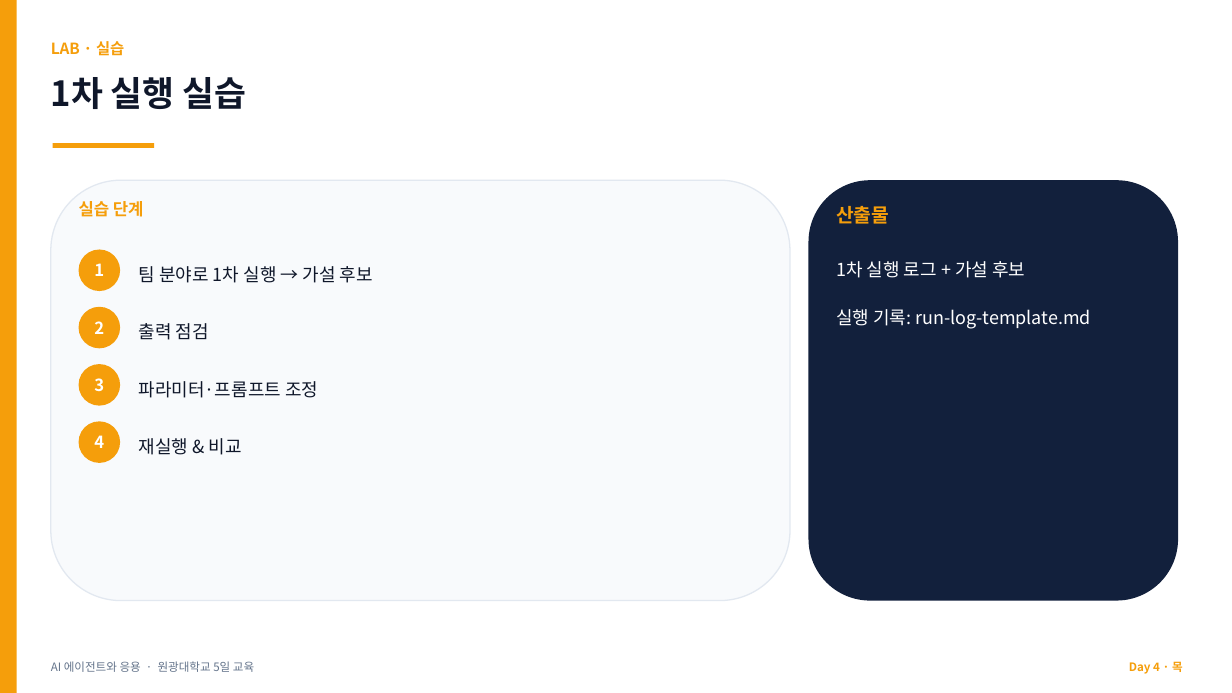
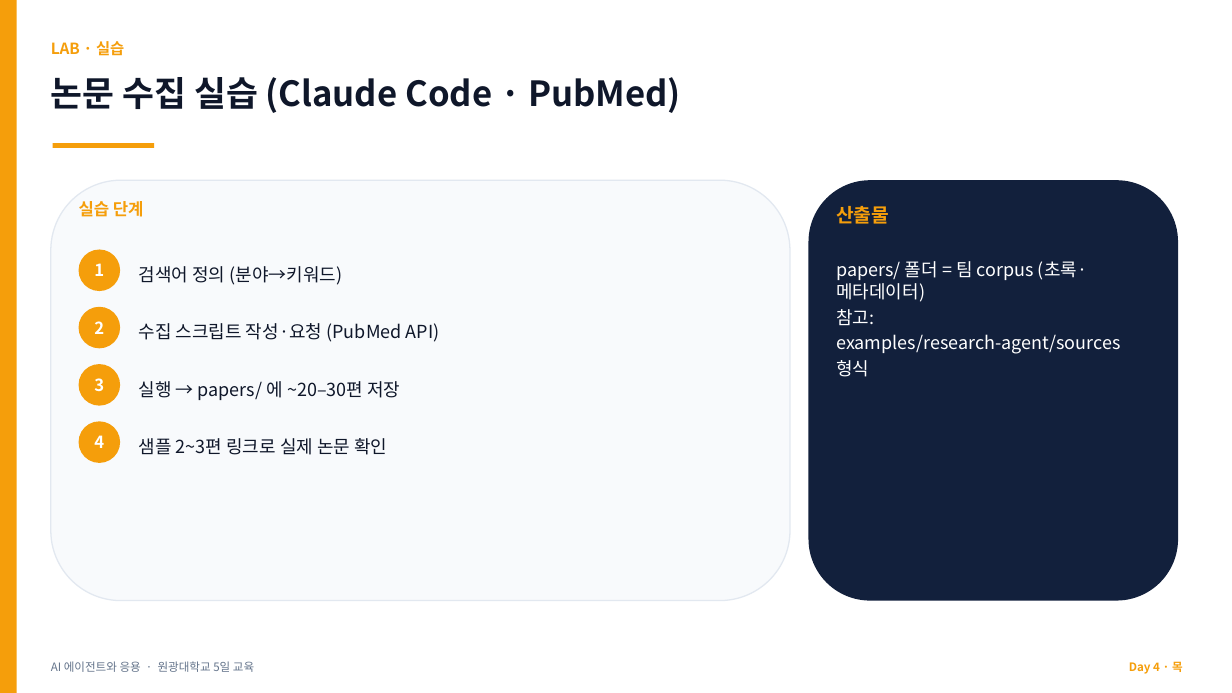
Before and after one commit to jyshin-22/wku-ai-agent-program, a slide deck: slide 9 of slides/day4.pptx (slide 15 before the commit). Drawn at 1232x693 pixels with LibreOffice and Linux fonts; fonts in the diff are those of the drawing. Boxes give left, top, right and bottom in pixels: in the first picture for what was removed or moved away, otherwise in the second. Text is boxed around its words. In the diff, an @@ line names an element or a change of style, - is before the commit and + after.

```diff
--- a/slides/day4.pptx
+++ b/slides/day4.pptx
@@ text at [51, 77, 681, 113]: text changed @@
-1차 실행 실습
+논문 수집 실습 (Claude Code · PubMed)
@@ text at [139, 266, 343, 285]: text changed @@
-팀 분야로 1차 실행 → 가설 후보
+검색어 정의 (분야→키워드)
@@ text at [836, 261, 1120, 377]: text changed @@
-1차 실행 로그 + 가설 후보
-실행 기록: run-log-template.md
+papers/ 폴더 = 팀 corpus (초록·메타데이터)
+참고: examples/research-agent/sources 형식
@@ text at [139, 323, 440, 342]: text changed @@
-출력 점검
+수집 스크립트 작성·요청 (PubMed API)
@@ text at [139, 381, 400, 400]: text changed @@
-파라미터·프롬프트 조정
+실행 → papers/ 에 ~20–30편 저장
@@ text at [139, 438, 387, 455]: text changed @@
-재실행 & 비교
+샘플 2~3편 링크로 실제 논문 확인
```
Also in this commit, not shown: 19 other slides changed, 3 slides added, 2 slides removed, 8 other files.
